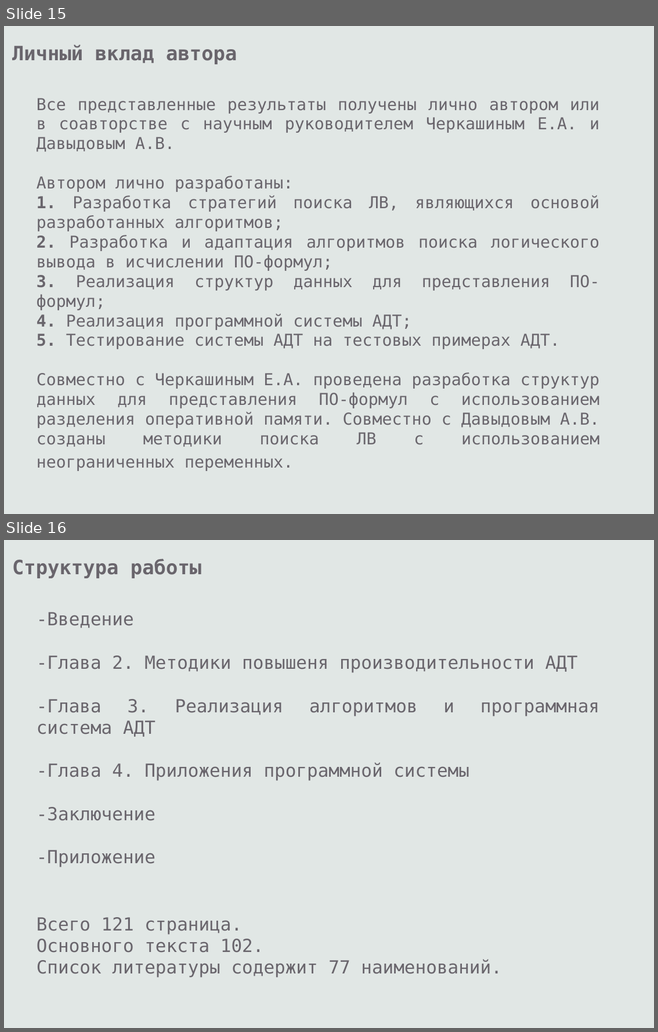
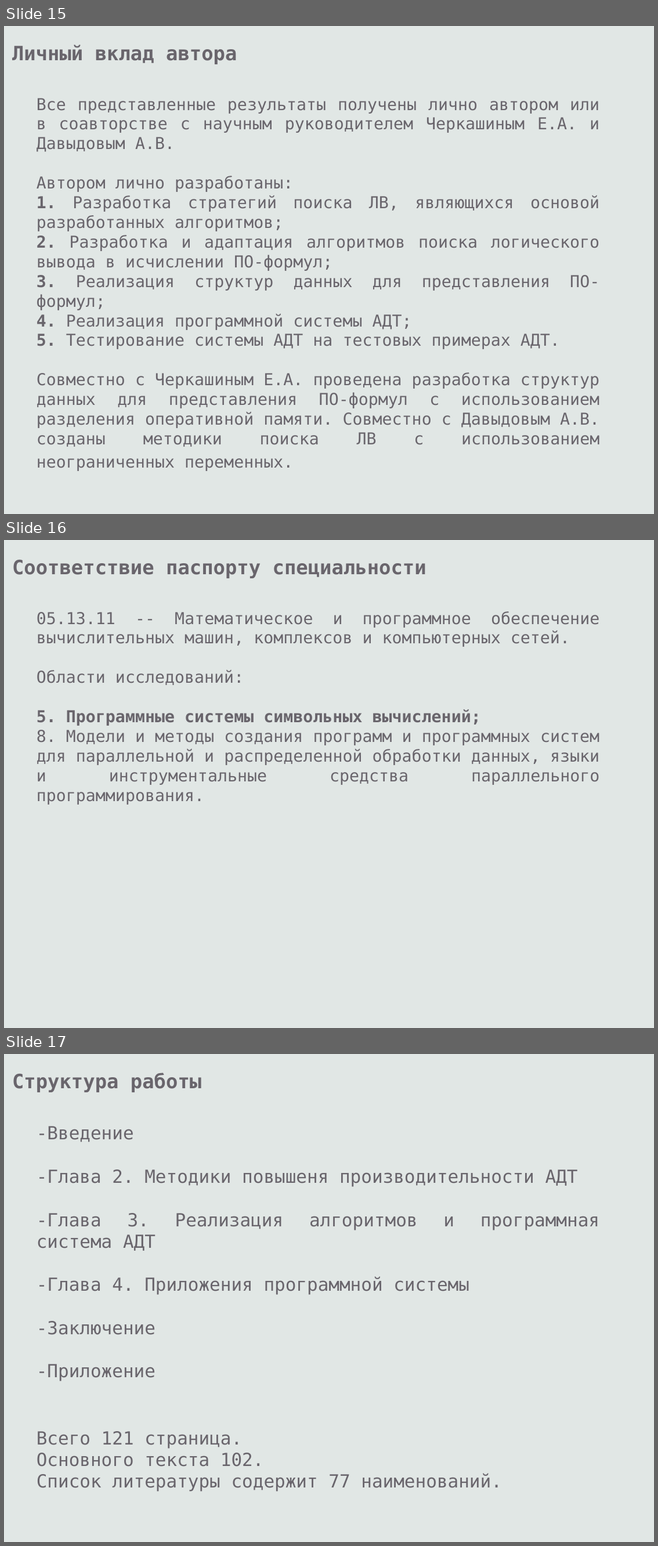
Before and after one commit to eugeneai/prisnif, a slide deck: brick/pres/pacman.odp. Shown one above the other, each under a label of ours: slides 15 and 16 before the commit, slides 15, 16 and 17 after it. The pictures are 658x1032 and 658x1546 pixels, drawn with LibreOffice and Linux fonts; fonts in the diff are those of the drawing. Boxes give left, top, right and bottom in pixels: in the first picture for what was removed or moved away, otherwise in the second. Text is boxed around its words. In the diff, an @@ line names an element or a change of style, - is before the commit and + after.

Commit message:
Добавил про паспорт специальности инфу.

```diff
--- a/brick/pres/pacman.odp
+++ b/brick/pres/pacman.odp
@@ slide 16 added at (x1=4, y1=540, x2=654, y2=1028), background #E1E7E5 @@
@@ text added at (x1=12, y1=560, x2=426, y2=578), 24 pt, text #69656C, bold @@
+Соответствие паспорту специальности
@@ text added at (x1=36, y1=611, x2=599, y2=804), 20 pt, text #69656C @@
+05.13.11 -- Математическое и программное обеспечение вычислительных машин, комплексов и компьютерных сетей.
+Области исследований:
+5. Программные системы символьных вычислений;
+8. Модели и методы создания программ и программных систем для параллельной и распределенной обработки данных, языки и инструментальные средства параллельного программирования.
@@ what was slide 16 is now slide 17 @@
```
Also in this commit, not shown: 3 other files.
